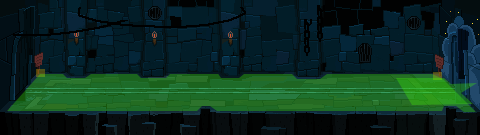
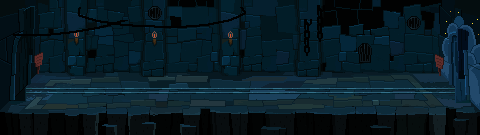
Comparing the layer stacks of the two 480 × 135 images. Changes:
hid group "Areas" (5 layers) over <box>7,69,477,112</box>
